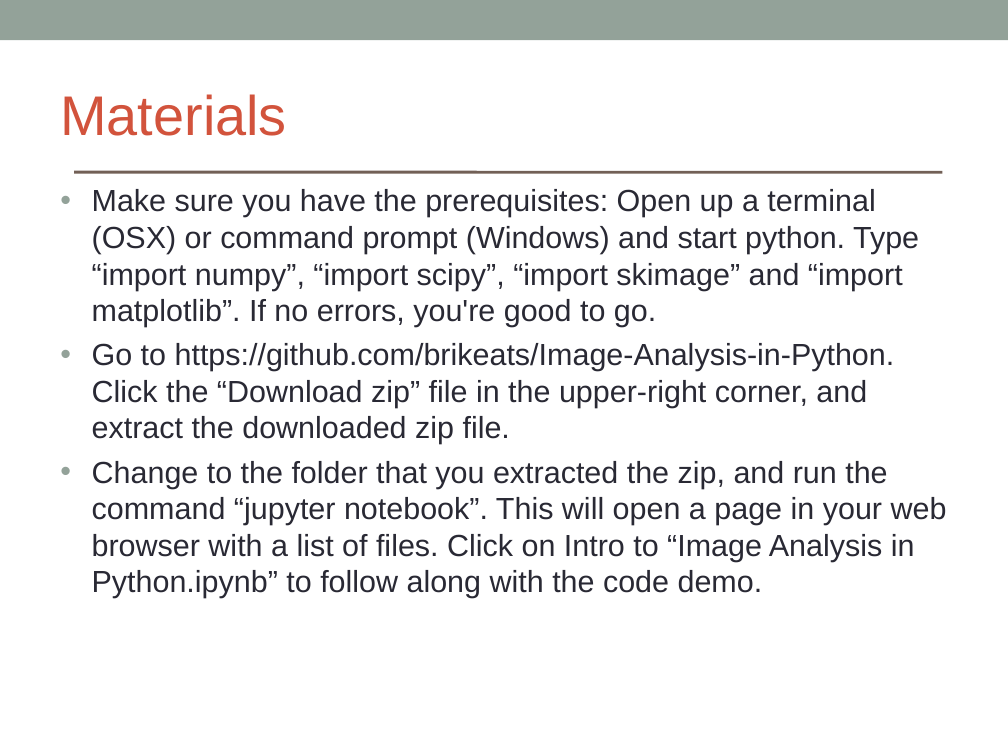
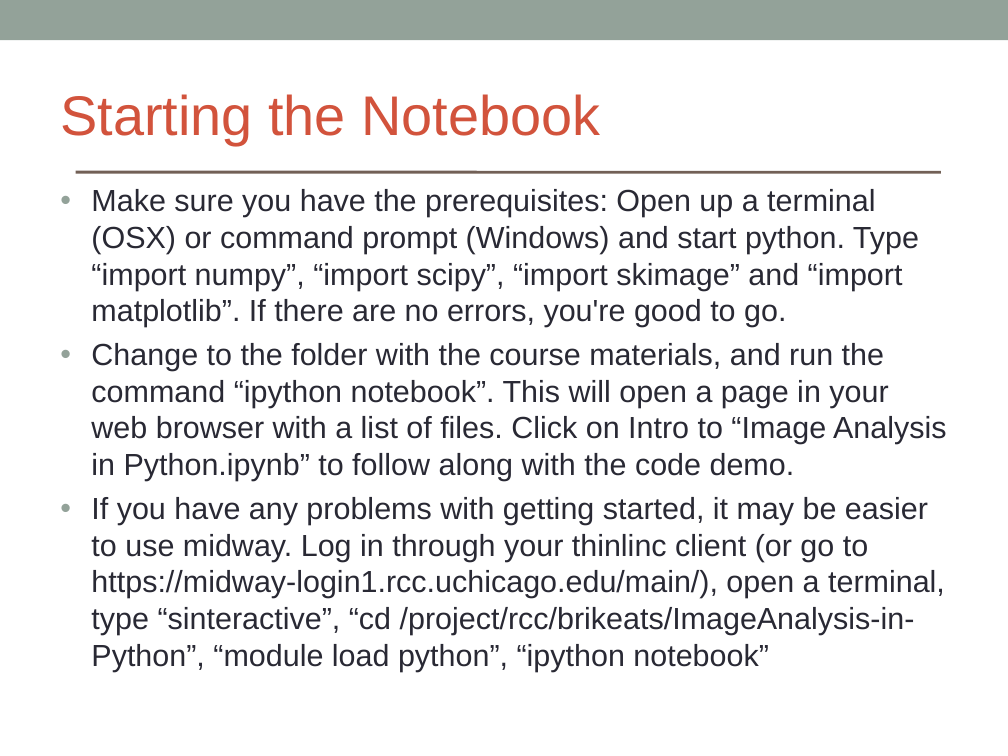
Before and after one commit to brikeats/Image-Analysis-in-Python, a slide deck: slide 3 of ImageAnalysisPython.ppt (slide 2 before the commit). Drawn at 1008x756 pixels with LibreOffice and Linux fonts; fonts in the diff are those of the drawing. Boxes give left, top, right and bottom in pixels: in the first picture for what was removed or moved away, otherwise in the second. Text is boxed around its words. In the diff, an @@ line names an element or a change of style, - is before the commit and + after.

```diff
--- a/ImageAnalysisPython.ppt
+++ b/ImageAnalysisPython.ppt
@@ text at (60, 94, 600, 145): text changed @@
-Materials
+Starting the Notebook
@@ text at (91, 189, 946, 671): text changed @@
-• Make sure you have the prerequisites: Open up a terminal (OSX) or command prompt (Windows) and start python. Type “import numpy”, “import scipy”, “import skimage” and “import matplotlib”. If no errors, you're good to go.
-• Go to https://github.com/brikeats/Image-Analysis-in-Python. Click the “Download zip” file in the upper-right corner, and extract the downloaded zip file.
-• Change to the folder that you extracted the zip, and run the command “jupyter notebook”. This will open a page in your web browser with a list of files. Click on Intro to “Image Analysis in Python.ipynb” to follow along with the code demo.
+• Make sure you have the prerequisites: Open up a terminal (OSX) or command prompt (Windows) and start python. Type “import numpy”, “import scipy”, “import skimage” and “import matplotlib”. If there are no errors, you're good to go.
+• Change to the folder with the course materials, and run the command “ipython notebook”. This will open a page in your web browser with a list of files. Click on Intro to “Image Analysis in Python.ipynb” to follow along with the code demo.
+• If you have any problems with getting started, it may be easier to use midway. Log in through your thinlinc client (or go to https://midway-login1.rcc.uchicago.edu/main/), open a terminal, type “sinteractive”, “cd /project/rcc/brikeats/ImageAnalysis-in-Python”, “module load python”, “ipython notebook”
```
Also in this commit, not shown: 15 other slides changed, 1 slide added.
